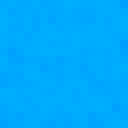
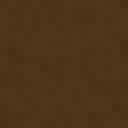
Two versions of the same layered image (128 x 128). Layer-by-layer changes:
hid "mana.blue" over 0, 0, 128, 128
showed "ammo.brown" over 0, 0, 128, 128
showed "bottom", painted on it over 0, 0, 128, 128
hid "grad" over 0, 16, 128, 128
